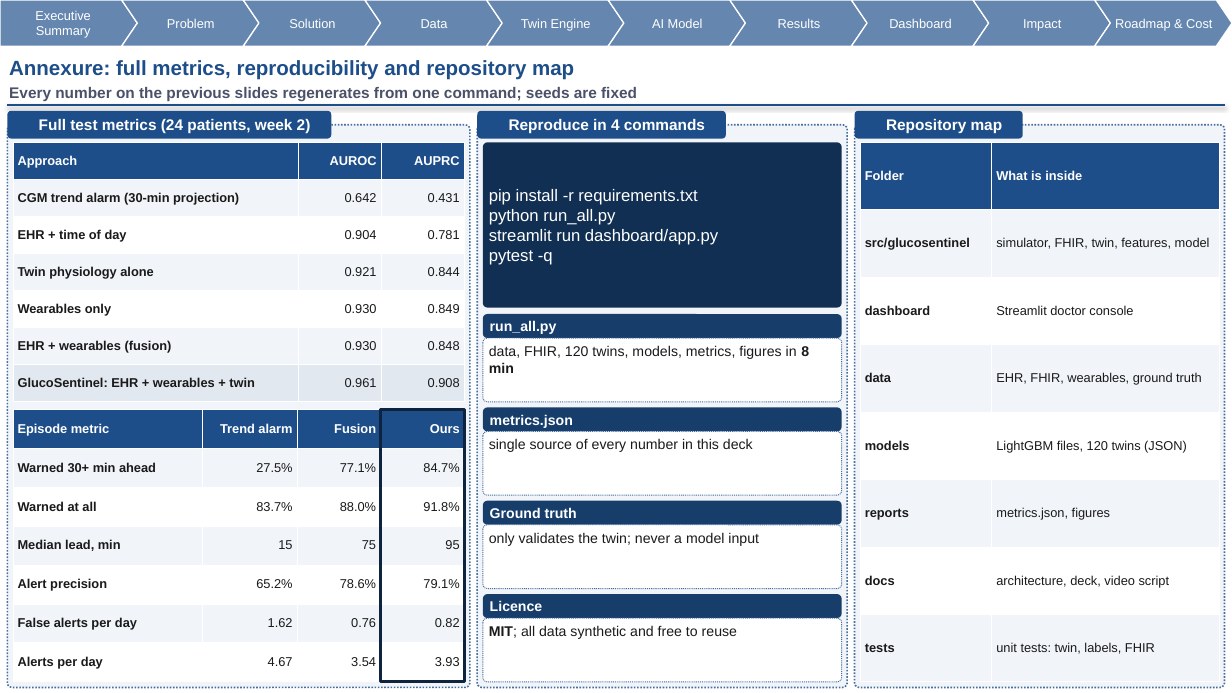
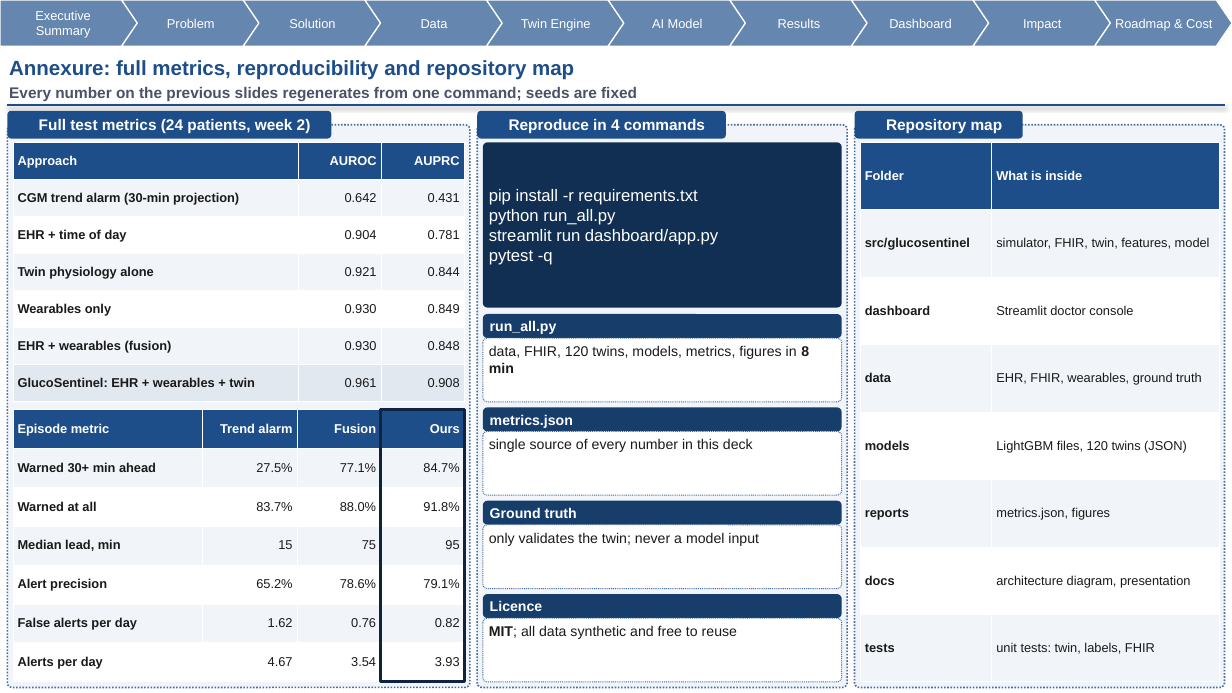
Before and after one commit to dinesh-iima/Dinesh_IIMAhmedabad, a slide deck: slide 13 of docs/GlucoSentinel_Presentation.pptx. Drawn at 1232x693 pixels with LibreOffice and Linux fonts; fonts in the diff are those of the drawing; background and template pictures are left out. Boxes give left, top, right and bottom in pixels: in the first picture for what was removed or moved away, otherwise in the second. Text is boxed around its words. In the diff, an @@ line names an element or a change of style, - is before the commit and + after.

```diff
--- a/docs/GlucoSentinel_Presentation.pptx
+++ b/docs/GlucoSentinel_Presentation.pptx
@@ table at [860,142,1219,682] @@
-row 7, column 2: architecture, deck, video script
+row 7, column 2: architecture diagram, presentation
```
Also in this commit, not shown: 3 other files.
